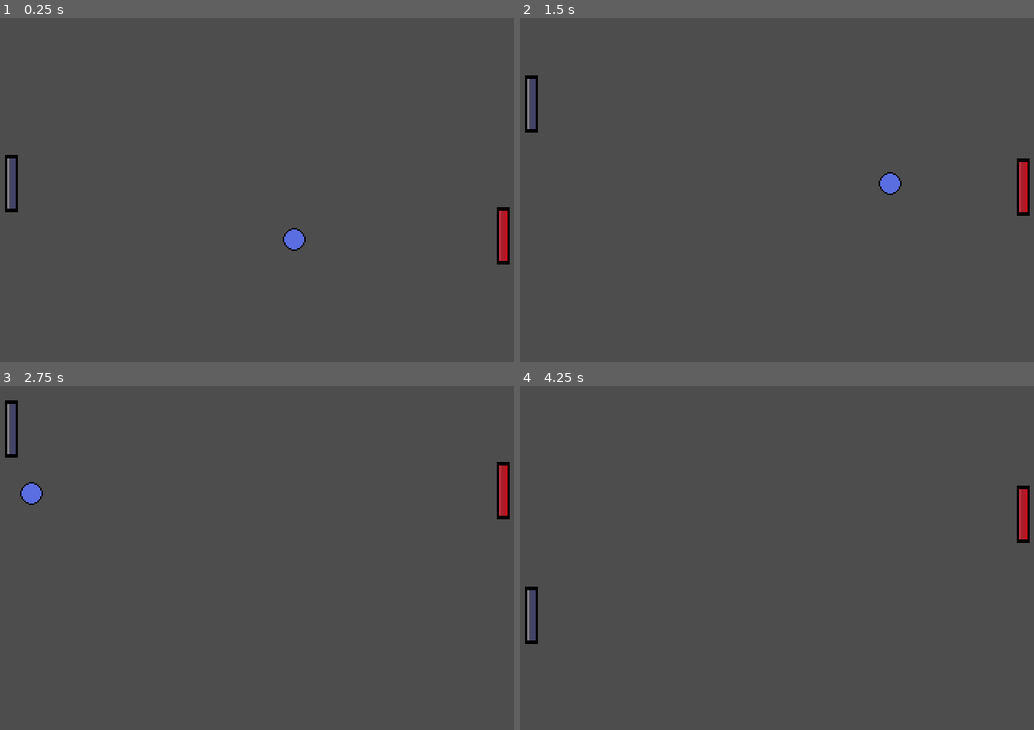
Above: before the commit, frames 1-4 (two rows, left to right).
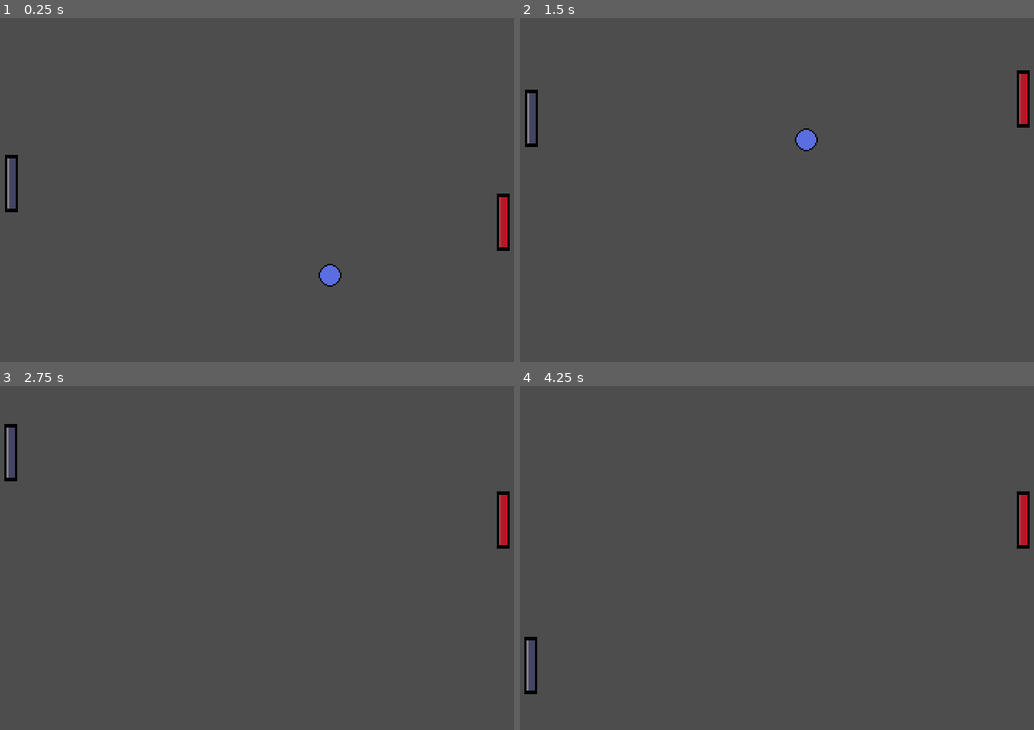
Above: after the commit, the same moments.

Repository: jesse-kroon/GodotPong
Game: Godot game, scene res://scenes/main.tscn
The game is run twice, just before and just after one commit, with the same random seed, the same clock (stepped at 60 frames per second) and the same inputs.
Inputs:
- Up to frame 1 (0.25 s): no input
- Up to frame 2 (1.5 s): hold W (move_up) 0.53-1.28 s; hold S (move_down) from 1.28 s (still down)
- Up to frame 3 (2.75 s): release S (move_down) at 2.03 s; hold W (move_up) from 2.03 s (still down)
- Up to frame 4 (4.25 s): tap Enter at 3.5 s; release W (move_up) at 3.53 s; hold S (move_down) from 3.53 s (still down)

The runs differ from the first frame. In frame 1, 0.7% of the frame differs, in the area x 55-100%, y 51-79%; in frame 2, 1.5%, in the area x 0-100%, y 15-58%; in frame 3, 1.1%; in frame 4, 0.8%.

Commit message:
change some movement numbers

Diff:
--- a/scenes/ball.gd
+++ b/scenes/ball.gd
@@ -1,25 +1,24 @@
 extends CharacterBody2D
 var screen_size
 var bounce_sound = AudioStreamPlayer
-# Called when the node enters the scene tree for the first time.
+
+
 func _ready():
-	velocity = Vector2(300, 300)
+	velocity = Vector2(500, 500)
 	screen_size = get_viewport_rect().size
 	bounce_sound = $BounceSound
 
 
-# Called every frame. 'delta' is the elapsed time since the previous frame.
 func _process(delta):
 	var collision_data = move_and_collide(velocity * delta)
 
 	if collision_data:
 		var collider = collision_data.get_collider().to_string()
 
-		velocity.y += 50
-		velocity.x += 50
 		velocity = velocity.bounce(collision_data.get_normal())
 		if collider.contains("Paddle"):
 			bounce_sound.play()
 
 	if global_position.x > screen_size.x || global_position.x < 0:
+		# Need to do score assignment here
 		queue_free()
--- a/scenes/computer_paddle.gd
+++ b/scenes/computer_paddle.gd
@@ -1,16 +1,18 @@
 extends StaticBody2D
 var screen_size
-# Called when the node enters the scene tree for the first time.
+var MOVEMENT_SPEED = 5
+
+
 func _ready():
 	screen_size = get_viewport_rect().size
 
 
-# Called every frame. 'delta' is the elapsed time since the previous frame.
 func _process(delta):
 	var ball = get_tree().get_first_node_in_group("ball") as CharacterBody2D
 	if ball == null:
+		# Make sure to stop moving when there is no ball in the game
 		return
 	var target_position = ball.global_position
 
-	global_position.y = global_position.lerp(target_position, 1.0 - exp(-delta * 350)).y
+	global_position.y = global_position.lerp(target_position, 1.0 - exp(-delta * MOVEMENT_SPEED)).y
 	global_position.clamp(Vector2.ZERO, screen_size)
--- a/scenes/player_paddle.gd
+++ b/scenes/player_paddle.gd
@@ -2,6 +2,7 @@
 
 
 var screen_size
+var MOVEMENT_SPEED = 500
 
 func _ready():
 	screen_size = get_viewport_rect().size
@@ -15,6 +16,6 @@
 		velocity.y += 1
 
 	if velocity.length() > 0:
-		velocity = velocity.normalized() * 400
+		velocity = velocity.normalized() * 500
 
 	move_and_collide(velocity * delta)
Renamed: assets/music/Project 2.band/Alternatives/000/WindowImage.jpg -> assets/music/main_music.band/Alternatives/000/WindowImage.jpg
Not shown, changed: assets/music/main_music.band/Alternatives/000/WindowImage.jpg.import
Not shown, added: assets/music/main_music.band/Alternatives/000/DisplayState.plist
Not shown, added: assets/music/main_music.band/Alternatives/000/DisplayStateArchive
Not shown, added: assets/music/main_music.band/Alternatives/000/MetaData.plist
Not shown, added: assets/music/main_music.band/Alternatives/000/ProjectData
Not shown, added: assets/music/main_music.band/Resources/ProjectInformation.plist
Not shown, added: assets/music/main_music.band/projectData
